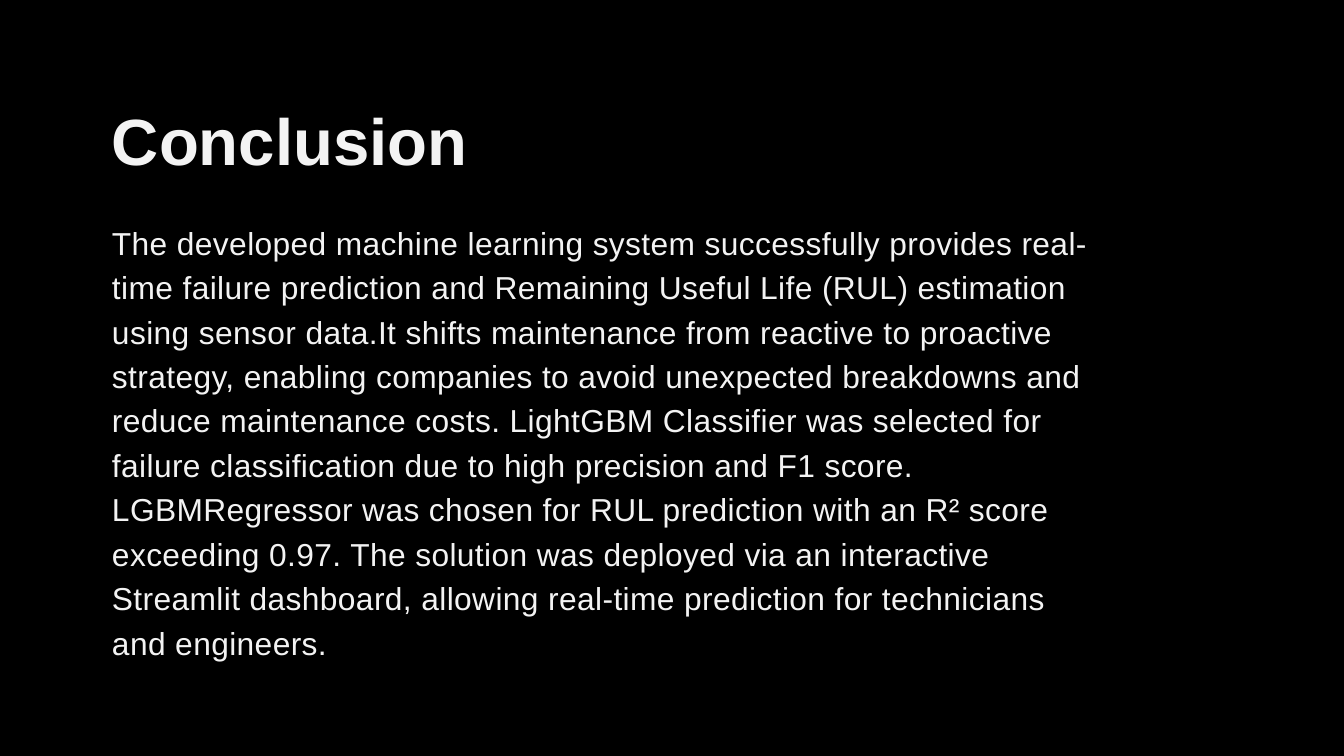
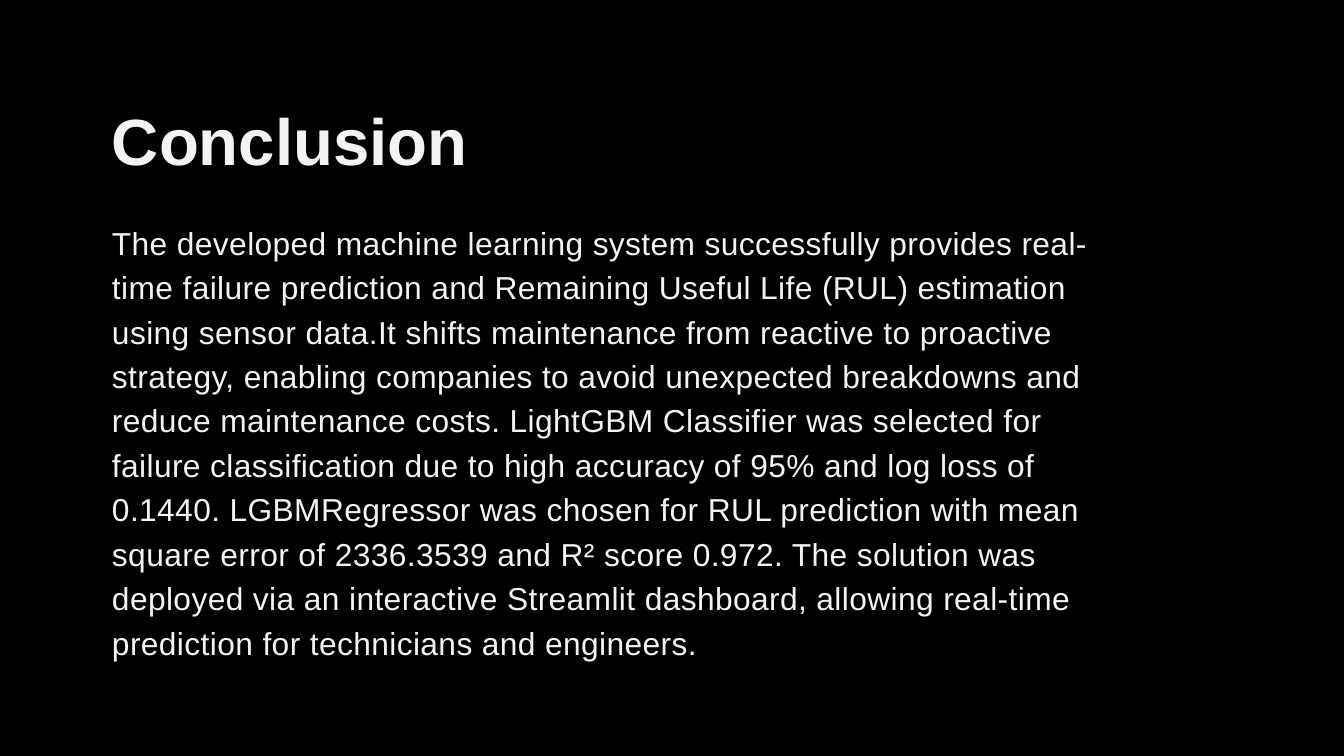
Before and after one commit to hardiksd7/Smart-Factory-Insights, a slide deck: slide 12 of Smart Factory Insights - Predictive Maintenance and Remaining Useful Life Days Forecasting.pptx (slide 11 before the commit). Drawn at 1344x756 pixels with LibreOffice and Linux fonts; fonts in the diff are those of the drawing. Boxes give left, top, right and bottom in pixels: in the first picture for what was removed or moved away, otherwise in the second. Text is boxed around its words. In the diff, an @@ line names an element or a change of style, - is before the commit and + after.

```diff
--- a/Smart Factory Insights - Predictive Maintenance and Remaining Useful Life Days Forecasting.pptx
+++ b/Smart Factory Insights - Predictive Maintenance and Remaining Useful Life Days Forecasting.pptx
@@ text at bbox=[112, 232, 1087, 660]: text changed @@
-The developed machine learning system successfully provides real-time failure prediction and Remaining Useful Life (RUL) estimation using sensor data.It shifts maintenance from reactive to proactive strategy, enabling companies to avoid unexpected breakdowns and reduce maintenance costs. LightGBM Classifier was selected for failure classification due to high precision and F1 score. LGBMRegressor was chosen for RUL prediction with an R² score exceeding 0.97. The solution was deployed via an interactive Streamlit dashboard, allowing real-time prediction for technicians and engineers.
+The developed machine learning system successfully provides real-time failure prediction and Remaining Useful Life (RUL) estimation using sensor data.It shifts maintenance from reactive to proactive strategy, enabling companies to avoid unexpected breakdowns and reduce maintenance costs. LightGBM Classifier was selected for failure classification due to high accuracy of 95% and log loss of 0.1440. LGBMRegressor was chosen for RUL prediction with mean square error of 2336.3539 and R² score 0.972. The solution was deployed via an interactive Streamlit dashboard, allowing real-time prediction for technicians and engineers.
```
Also in this commit, not shown: 1 slide added.
